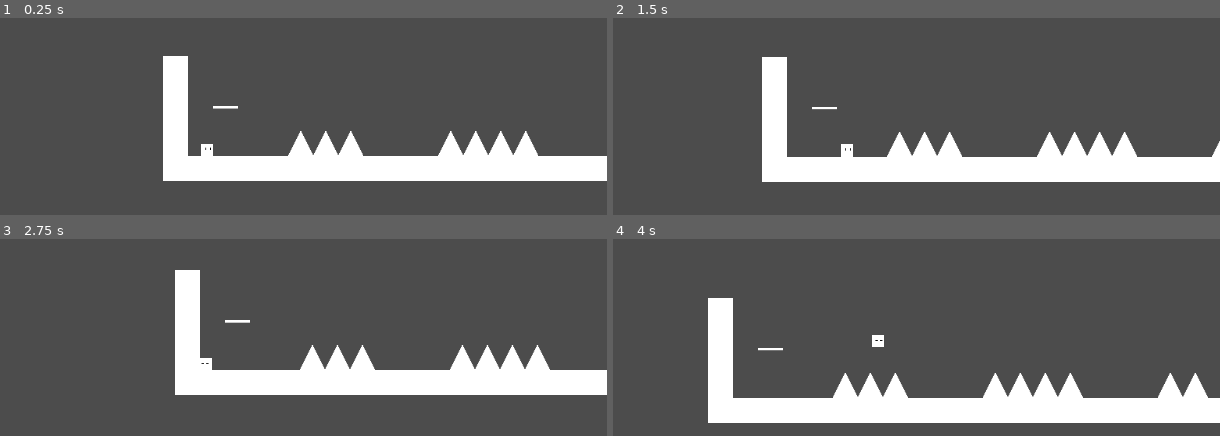
Above: before the commit, frames 1-4 (two rows, left to right).
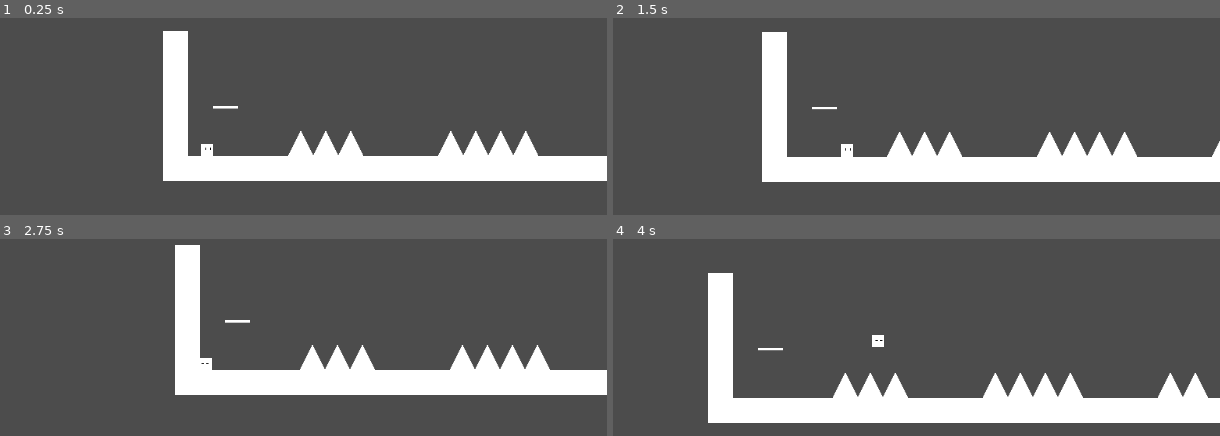
Above: after the commit, the same moments.

Repository: Ken-Xiangyi-Zhou/VGDC-UCI-Godot-Platformer-Scaffold
Game: Godot game, scene res://scenes/example_scene.tscn
Same seed, same stepped clock (60 frames per second), same inputs: the game is played once before the commit and once after it.
Inputs:
- Up to frame 1 (0.25 s): no input
- Up to frame 2 (1.5 s): hold D (right) from 0.53 s (still down); tap W (up) at 0.77 s
- Up to frame 3 (2.75 s): tap W (up) at 1.52 s; release D (right) at 2.03 s; hold A (left) from 2.03 s (still down)
- Up to frame 4 (4 s): release A (left) at 2.78 s; hold D (right) from 2.78 s (still down); tap W (up) at 3.02, 3.77 s

The runs differ from the first frame. In frame 1, 0.5% of the frame differs, in the area x 26-31%, y 6-20%; in frame 2, 0.5%; in frame 3, 0.5%; in frame 4, 0.5%.

Commit message:
Edit example scene

Diff:
--- a/Godot Scaffold Platformer/scenes/example_scene.tscn
+++ b/Godot Scaffold Platformer/scenes/example_scene.tscn
@@ -30,7 +30,7 @@
 cell_size = Vector2( 32, 32 )
 collision_mask = 0
 format = 1
-tile_data = PoolIntArray( 32, 1, 0, 65568, 1, 0, 131104, 1,  …(317 unchanged characters)… , 0, 0, 524345, 0, 0, 524355, 0, 0, 589851, 1, 0, 589853, 1, 0, 589856, 1, 0, 58 …(1062 unchanged characters)…
+tile_data = PoolIntArray( 32, 1, 0, 65568, 1, 0, 131104, 1,  …(317 unchanged characters)… , 0, 0, 524345, 0, 0, 524355, 0, 0, 589839, 0, 0, 589851, 1, 0, 589853, 1, 0, 589856, 1, 0, 58 …(1062 unchanged characters)…
 
 [node name="Platforms" type="TileMap" parent="."]
 tile_set = ExtResource( 2 )
